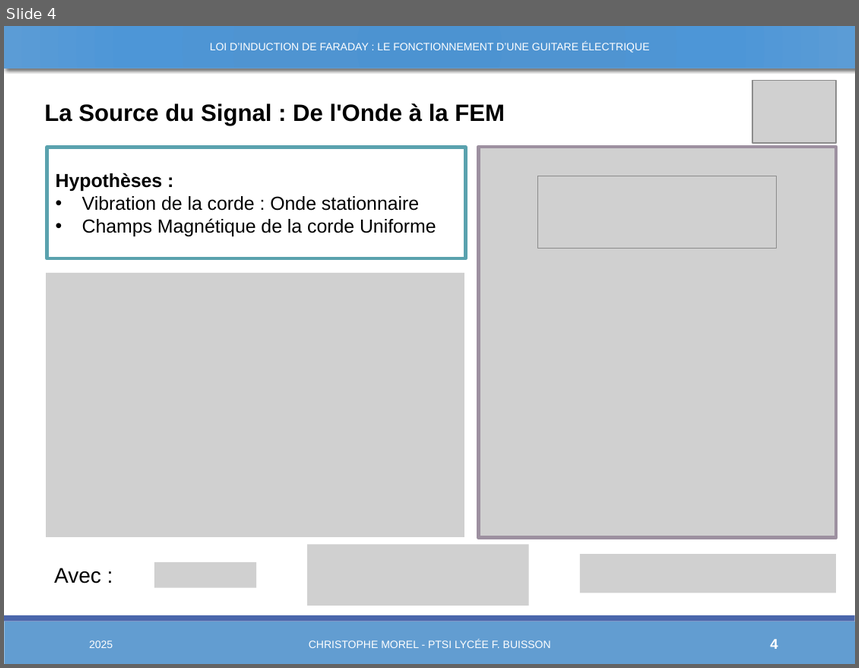
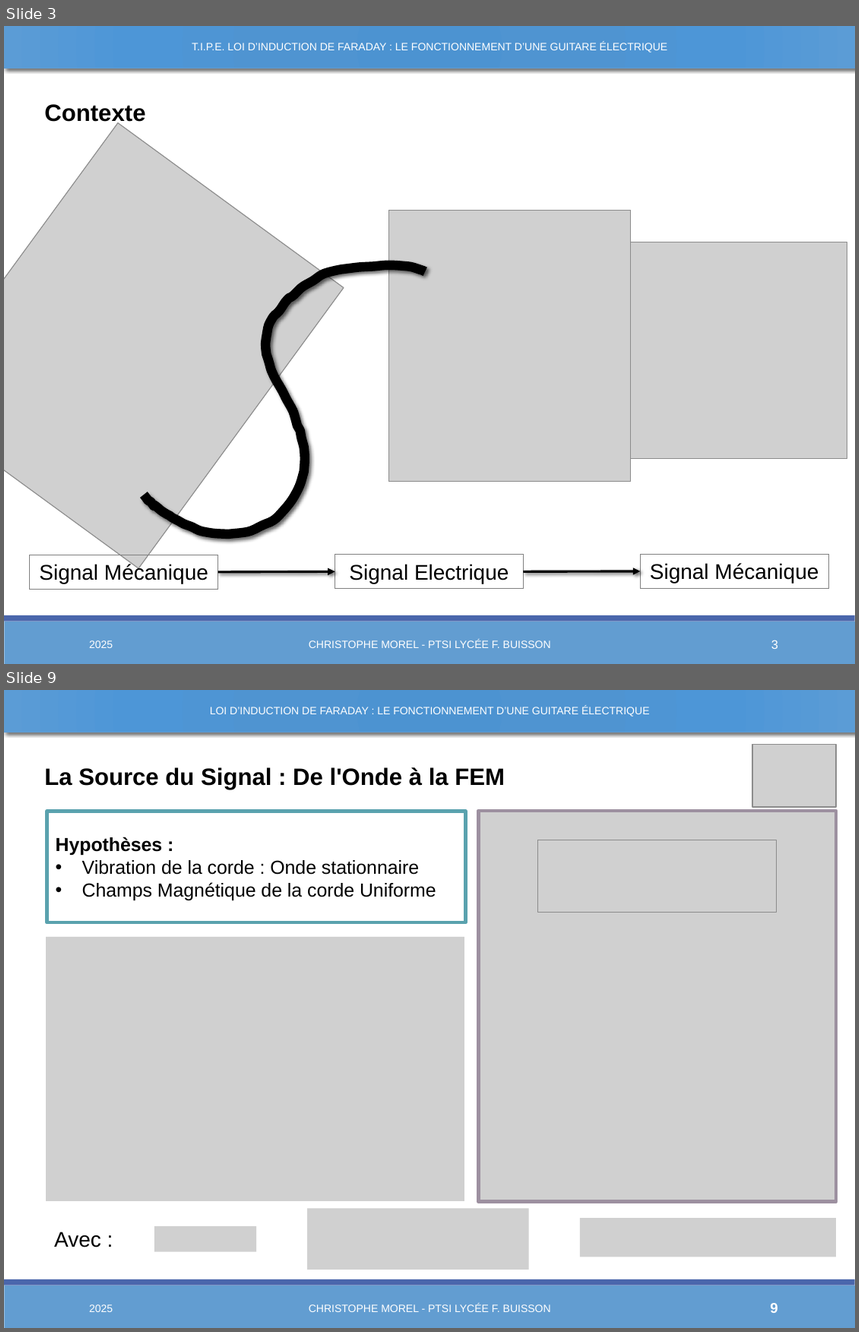
Before and after one commit to Chrismorel7/TIPE---Micro_guitare_elec, a slide deck: Views/Decembre.pptx. Shown one above the other, each under a label of ours: slide 4 before the commit, slides 3 and 9 after it; the slides between them are not shown. The pictures are 859x668 and 859x1332 pixels, drawn with LibreOffice and Linux fonts; fonts in the diff are those of the drawing; grey boxes stand for pictures; background and template pictures are left out. Boxes give left, top, right and bottom in pixels: in the first picture for what was removed or moved away, otherwise in the second. Text is boxed around its words. In the diff, an @@ line names an element or a change of style, - is before the commit and + after.

```diff
--- a/Views/Decembre.pptx
+++ b/Views/Decembre.pptx
@@ slide 3 added at (4,26,855,664), background #FFFFFF; not listed: 2 template elements that a slide beside it also shows @@
@@ rectangle added at (4,26,855,68), fill gradient #4C93D2 to #4F95D2 to #4E97D8 to #5C9DD7, outline #629DD1 1 pt @@
@@ text added at (192,42,668,53), 9 pt, text #FFFFFF @@
+T.I.P.E. LOI D’INDUCTION DE FARADAY : LE FONCTIONNEMENT D’UNE GUITARE ÉLECTRIQUE
@@ text added at (44,104,145,126), 20 pt, text #000000, bold @@
+Contexte
@@ group added at (4,123,847,569): 3 pictures, 1 freeform shape @@
@@ rectangle added at (34,423,825,442), fill #FFFFFF, outline #FFFFFF 1.25 pt @@
@@ rectangle added at (62,528,108,546), fill #FFFFFF @@
@@ rectangle added at (30,556,218,589), outline #808080 0.75 pt, 18 pt, text #000000 @@
+Signal Mécanique
@@ arrow added from (218, 572) to (335, 572), #000000 2 pt @@
@@ rectangle added at (335,555,523,588), outline #808080 0.75 pt, 18 pt, text #000000 @@
+Signal Electrique
@@ arrow added from (523, 572) to (641, 572), #000000 2 pt @@
@@ rectangle added at (641,555,829,588), outline #808080 0.75 pt, 18 pt, text #000000 @@
+Signal Mécanique
@@ text added at (89,641,113,648), 9 pt, text #FFFFFF @@
+2025
@@ text added at (309,639,551,648), 9 pt, text #FFFFFF @@
+CHRISTOPHE MOREL - PTSI LYCÉE F. BUISSON
@@ page number added at (772,640,778,649), 10.5 pt, text #FFFFFF @@
+3
@@ what was slide 4 is now slide 9 @@
@@ page number at (770,1303,778,1313): text changed @@
-4
+9
```
Also in this commit, not shown: 19 slides changed, 5 other slides added, 22 other files.
